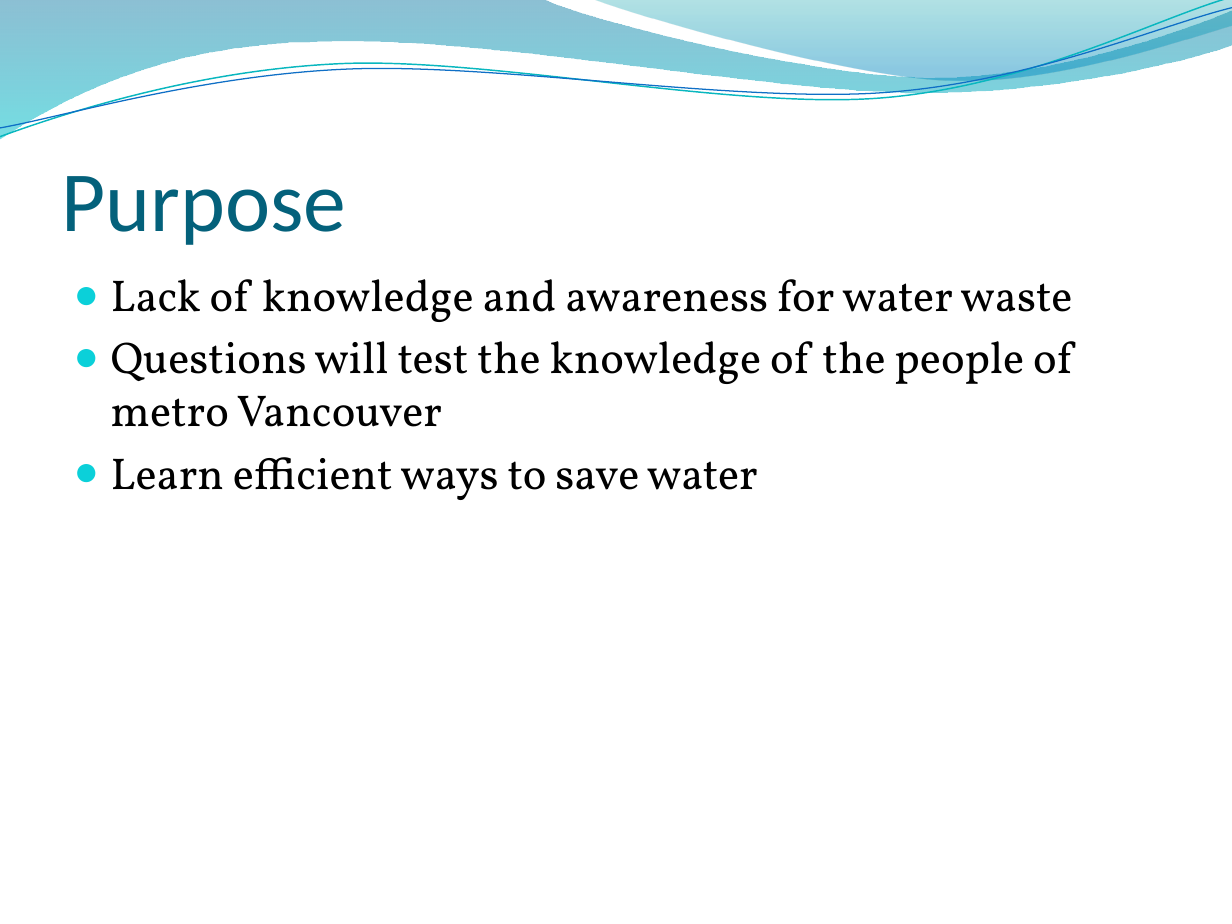
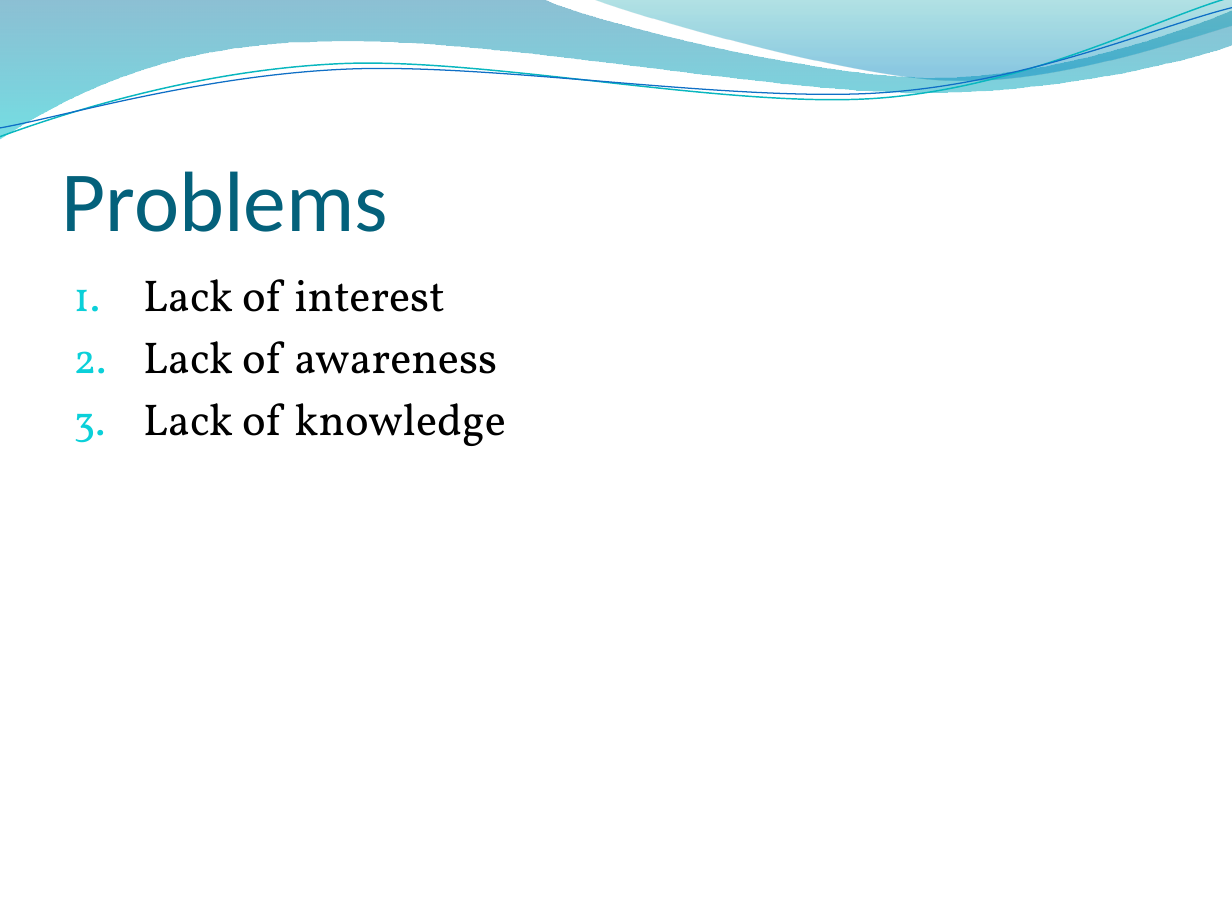
Before and after one commit to HarmanbirD/WaterQwiz, a slide deck: slide 4 of Wasted Water Quiz.pptx (slide 5 before the commit). Drawn at 1232x924 pixels with LibreOffice and Linux fonts; fonts in the diff are those of the drawing; background and template pictures are left out. Boxes give left, top, right and bottom in pixels: in the first picture for what was removed or moved away, otherwise in the second. Text is boxed around its words. In the diff, an @@ line names an element or a change of style, - is before the commit and + after.

```diff
--- a/Wasted Water Quiz.pptx
+++ b/Wasted Water Quiz.pptx
@@ title at bbox=[62, 171, 388, 232]: text changed @@
-Purpose
+Problems
@@ text at bbox=[143, 279, 506, 446]: text changed @@
-● Lack of knowledge and awareness for water waste
-● Questions will test the knowledge of the people of metro Vancouver
-● Learn efficient ways to save water
+1. Lack of interest
+2. Lack of awareness
+3. Lack of knowledge
```
Also in this commit, not shown: 6 other slides changed, 2 slides added, 3 slides removed, 2 other files.
